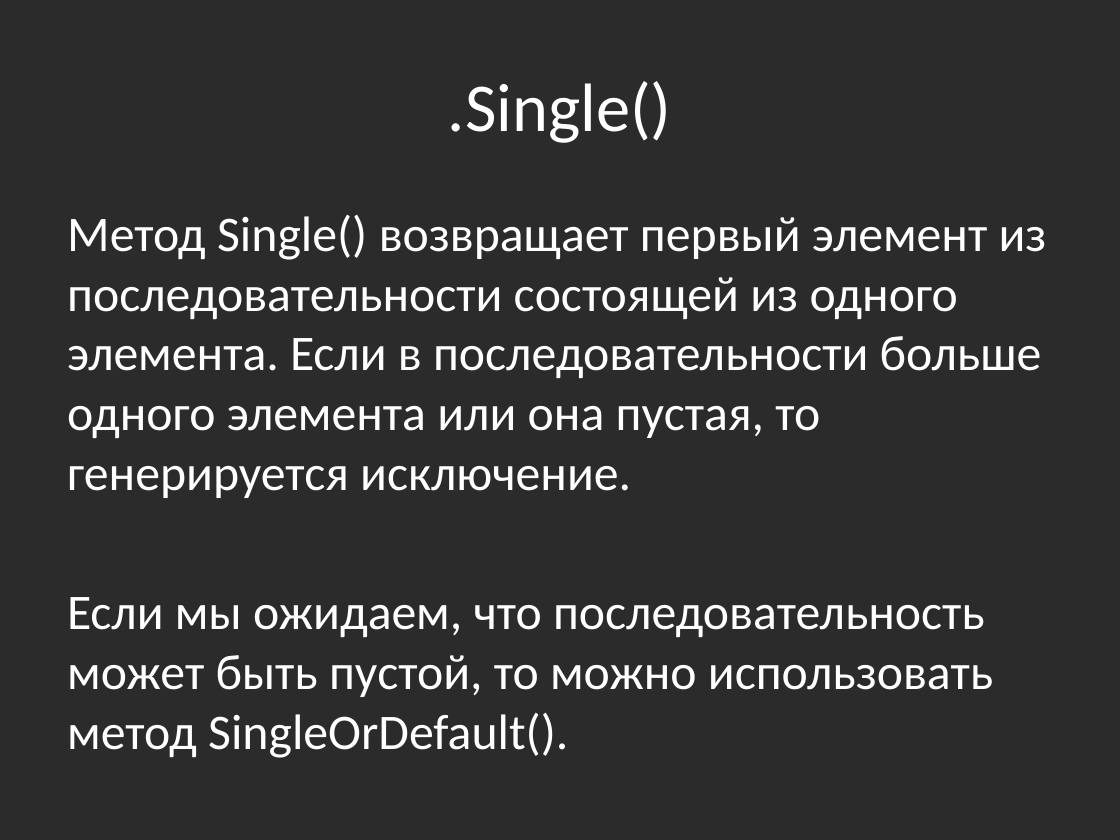
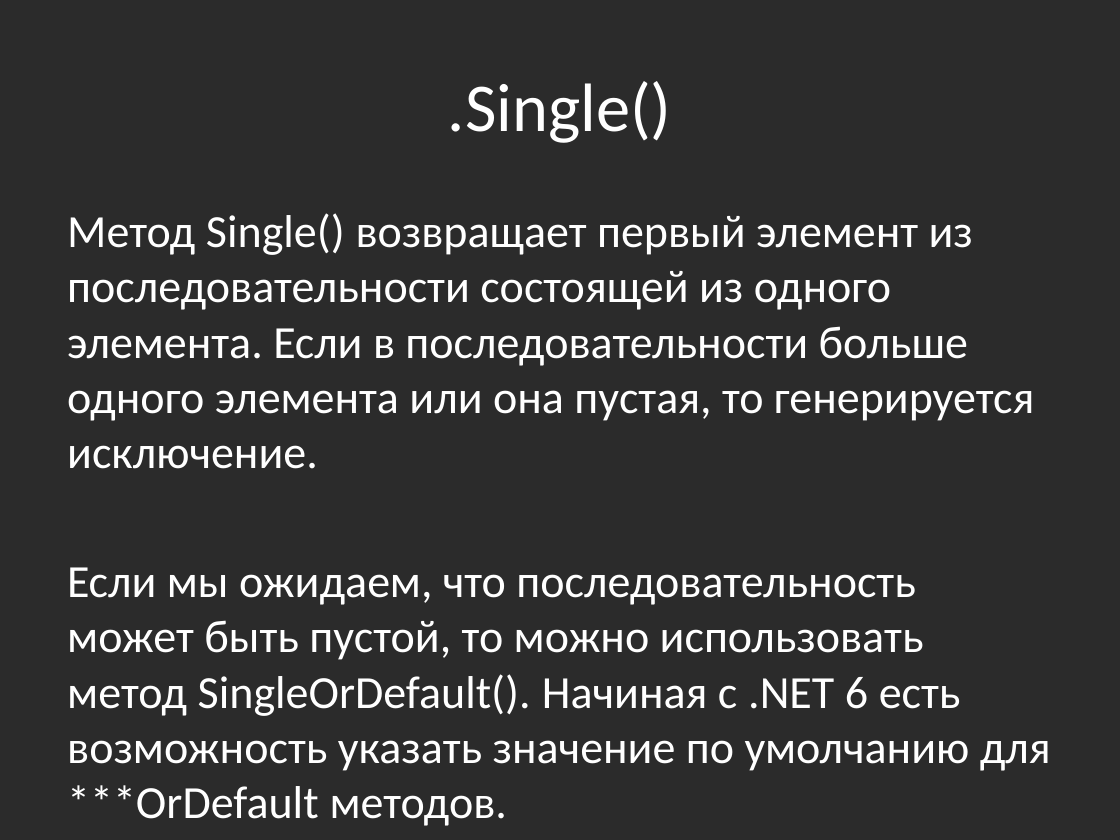
Before and after one commit to bazile/Training, a slide deck: slide 33 of Presentation/lesson-11-linq.pptx. Drawn at 1120x840 pixels with LibreOffice and Linux fonts; fonts in the diff are those of the drawing; background and template pictures are left out; a plain dark background stands for a picture behind light text. Boxes give left, top, right and bottom in pixels: in the first picture for what was removed or moved away, otherwise in the second. Text is boxed around its words. In the diff, an @@ line names an element or a change of style, - is before the commit and + after.

Commit message:
.NET 6 and OrDefault methods

```diff
--- a/Presentation/lesson-11-linq.pptx
+++ b/Presentation/lesson-11-linq.pptx
@@ text at (67,213,1035,469): size 32 to 29.6 pt in "Метод Single() возвращает первый элемент из последовательнос ..." @@
@@ text at (67,567,1051,771): text changed; size 32 to 29.6 pt @@
-Если мы ожидаем, что последовательность может быть пустой, то можно использовать метод SingleOrDefault().
+Если мы ожидаем, что последовательность может быть пустой, то можно использовать метод SingleOrDefault(). Начиная с .NET 6 есть возможность указать значение по умолчанию для ***OrDefault методов.
```
Also in this commit, not shown: 3 other slides changed.
